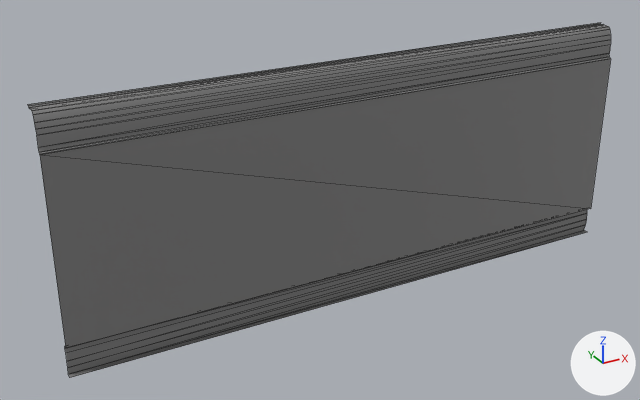
The FBX model Projet Final Manoir/Manoir_FBX_Unwrapped/AR-TopWallTrim_01.FBX: old version first, new version second.
The view is the same before and after, from a 50 mm camera at (-6.09, -5.63, 3.79) aimed at (-2.88, 0.21, 0.87). Every picture has the same lights, and +X, +Y and +Z are marked at lower right. Mesh edges are drawn as thin lines. Where no turn or scale is listed for an object, it has been applied to the vertices.

Names of what the first picture shows: 'AR-TopWallTrim_01'.
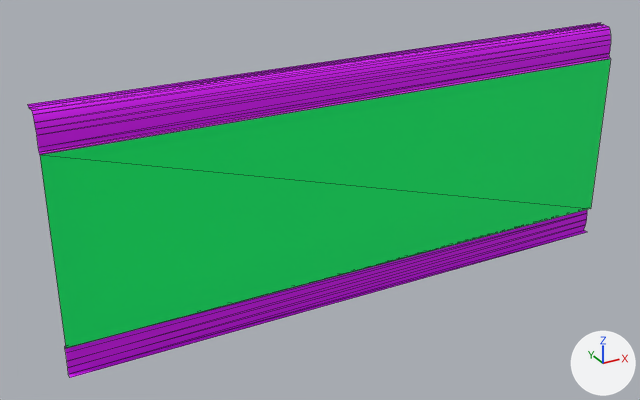
The change, as a list of edits to the scene's bpy script:
```text
Add mat_material__13:
    mat_material__13 = principled_material('Material #13')
    mat_material__13.base_color = (0.729, 0.0, 1.0)  # pink #de00ff
    mat_material__13.roughness = 0.859
Add mat_material__14:
    mat_material__14 = principled_material('Material #14')
    mat_material__14.base_color = (0.0, 1.0, 0.165)  # green #00ff71
    mat_material__14.roughness = 0.859
Change me_mesh:
    where me_mesh.from_pydata(...)  # 48 vertices, 46 faces; spans x -5.08..0.0, y 0.0..0.18, z 0.0..2.03
    used by ob_ar_topwalltrim_01; location = (0.0, 0.0, 0.0)
    me_mesh part 1: all 2 faces centred in x -3.39..-1.69, y 0.0, z 0.75..1.24 switch from mat_worldgridmaterial (grey #808080) to mat_material__14 (green #00ff71)
    me_mesh part 2: all 14 faces centred in x -3.39, y 0.0..0.18, z 1.74..2.03 switch from mat_worldgridmaterial (grey #808080) to mat_material__13 (pink #de00ff)
    me_mesh part 3: all 14 faces centred in x -1.69, y 0.0..0.18, z 1.74..2.02 switch from mat_worldgridmaterial (grey #808080) to mat_material__13 (pink #de00ff)
    me_mesh part 4: all 8 faces centred in x -3.39, y 0.02..0.04, z 0.0..0.25 switch from mat_worldgridmaterial (grey #808080) to mat_material__13 (pink #de00ff)
    me_mesh part 5: all 8 faces centred in x -1.69, y 0.01..0.05, z 0.0..0.25 switch from mat_worldgridmaterial (grey #808080) to mat_material__13 (pink #de00ff)
```

Location of each change, [x1, y1, x2, y2] in pixels of the pictures (640 x 400 px):
part 1 of me_mesh, recoloured (grey to green)
    both: [40, 59, 611, 348]
part 2 of me_mesh, recoloured
    both: [28, 24, 603, 155]
part 3 of me_mesh, recoloured
    both: [41, 22, 611, 150]
part 4 of me_mesh, recoloured
    both: [65, 214, 582, 378]
part 5 of me_mesh, recoloured
    both: [72, 210, 587, 372]
